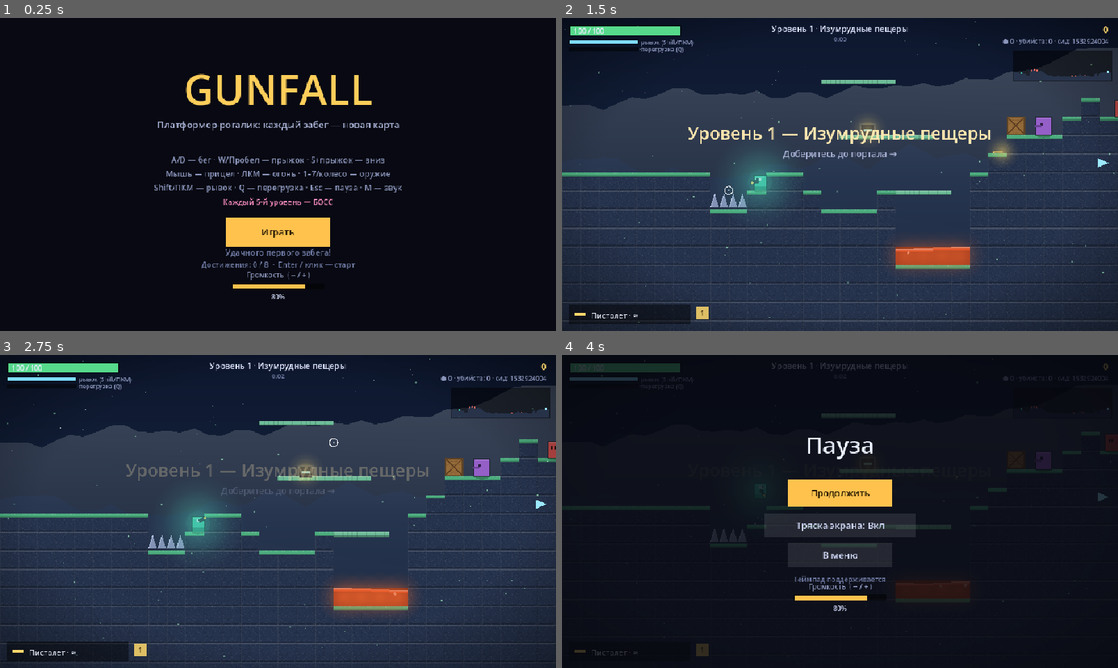
Above: before the commit, frames 1-4 (two rows, left to right).
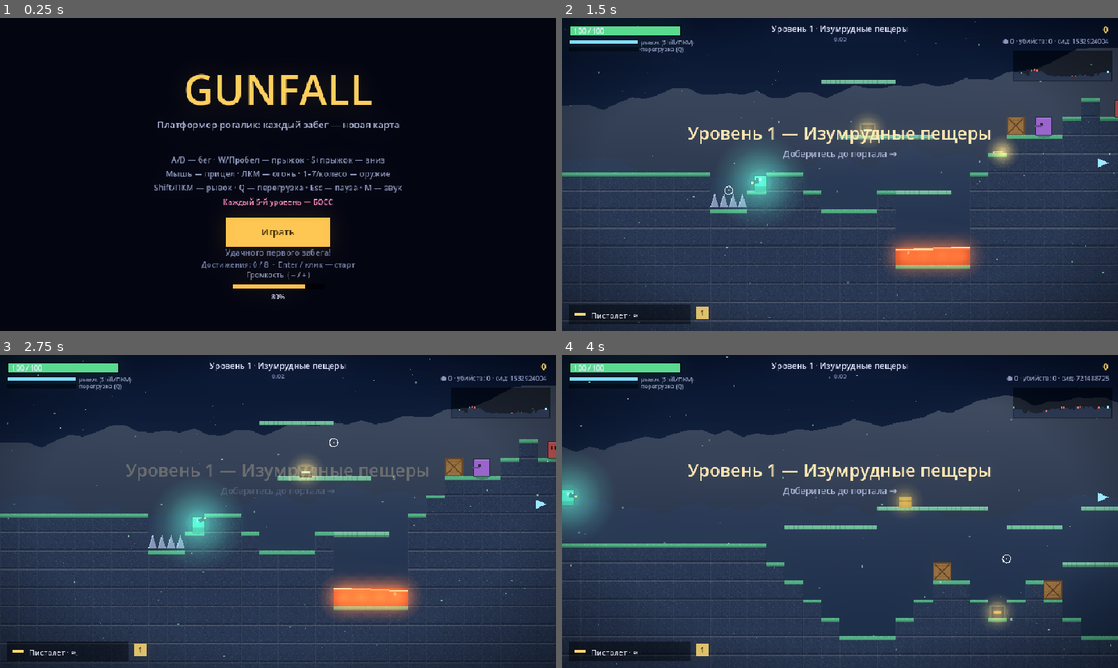
Above: after the commit, the same moments.

Repository: agent-carl/probable-enigma
Game: Godot game, scene res://Main.tscn
The game is run twice, just before and just after one commit, with the same random seed, the same clock (stepped at 60 frames per second) and the same inputs.
Inputs (mouse positions are in pixels of both pictures, inside the frame that each line leads up to):
- Up to frame 1 (0.25 s): no input
- Up to frame 2 (1.5 s): tap Enter at 0.5 s; move the mouse to (962, 158) at 0.52 s; hold D 0.53-1.28 s; hold Shift 0.53-1.28 s; click (962, 158) at 0.67 s; tap Space at 0.77, 1.07 s; move the mouse to (728, 190) at 1.27 s; hold S from 1.28 s (still down); tap Q at 1.35 s
- Up to frame 3 (2.75 s): tap Space at 1.52, 1.82 s; move the mouse to (333, 442) at 2.02 s; release S at 2.03 s; hold D from 2.03 s (still down); tap 1 at 2.1 s
- Up to frame 4 (4 s): move the mouse to (812, 574) at 2.77 s; release D at 2.78 s; hold W 2.78-3.53 s; tap P at 2.85 s; click (812, 574) at 2.92 s; tap Space at 3.02, 3.32, 3.77 s; move the mouse to (1006, 558) at 3.52 s; hold A from 3.53 s (still down); tap M at 3.6 s

The runs differ from the first frame. In frame 2, 3.4% of the frame differs, in the area x 30-82%, y 32-82%; in frame 3, 3.5%; in frame 4, 92%, in the area x 0-100%, y 0-100%.

Commit message:
Add HDR bloom (engine glow) for bright light sources
Enable HDR 2D and add a WorldEnvironment with additive glow so the
brightest elements actually bloom: lava surface, muzzle flashes,
tracers/crit cores, the railgun beam, the portal core, the ultimate
shockwave and all dynamic light pools (which now emit HDR energy).
Tuned with glow levels and threshold 1.0 so only above-white pixels
glow — normal art and the HUD stay crisp.

Targets the desktop Forward+ renderer (Steam: Win/Mac/Linux); verified
rendering under the GL Compatibility path too. Added a pause-menu
toggle "Свечение (bloom)" that persists alongside the screen-shake
option. Created only on non-headless so tests are unaffected.

Co-Authored-By: Claude Opus 4.8 <noreply@anthropic.com>
Claude-Session: https://claude.ai/code/session_01CUUtNpiNcdpS7KL7R6tZmp

Diff:
--- a/godot/Game.gd
+++ b/godot/Game.gd
@@ -151,6 +151,8 @@
 var sky_tex: GradientTexture2D = null   # кэш градиента неба
 var vignette_tex: GradientTexture2D = null  # затемнение по краям экрана
 var light_tex: GradientTexture2D = null  # мягкий радиальный «фонарик» для динамического света
+var world_env: WorldEnvironment = null   # HDR-bloom (свечение ярких источников)
+var bloom_on := true                     # переключатель свечения (в паузе)
 var ground_tex: ImageTexture = null   # пиксель-текстура камня
 var grass_tex: ImageTexture = null    # текстура травянистой кромки
 var plat_tex: ImageTexture = null     # текстура односторонней платформы
@@ -203,6 +205,8 @@
 	_build_light_tex()
 	_build_crate_texture()
 	_load_settings()
+	if DisplayServer.get_name() != "headless":
+		_setup_bloom()
 	_apply_volume()
 	if not test_mode and DisplayServer.get_name() != "headless":
 		_setup_audio()
@@ -451,6 +455,7 @@
 		"quit": _set_state("menu")
 		"shop_continue": shop_continue()
 		"toggle_shake": toggle_shake()
+		"toggle_bloom": toggle_bloom()
 		_:
 			if key.begins_with("card"):
 				var i := int(key.substr(4))
@@ -2479,8 +2484,8 @@
 		var perp := Vector2(-dir.y, dir.x)
 		var tip := base + dir * (8.0 + a * 8.0)
 		draw_colored_polygon(PackedVector2Array([
-			base + perp * 4.0 * a, tip, base - perp * 4.0 * a]), Color(1, 0.95, 0.7, 0.9 * a))
-		draw_circle(base, 4.0 * a, Color(1, 1, 1, 0.8 * a))
+			base + perp * 4.0 * a, tip, base - perp * 4.0 * a]), Color(2.2, 2.0, 1.4, 0.9 * a))
+		draw_circle(base, 4.0 * a, Color(3.0, 2.9, 2.4, 0.8 * a))
 
 func _draw_hurt_dirs() -> void:
 	# дуга-вспышка у края экрана в сторону источника урона
@@ -2532,6 +2537,33 @@
 	vignette_tex.fill = GradientTexture2D.FILL_RADIAL
 	vignette_tex.fill_from = Vector2(0.5, 0.5)
 	vignette_tex.fill_to = Vector2(1.0, 1.0)
+
+func _setup_bloom() -> void:
+	# HDR-свечение: яркие (>1.0) пиксели — свет, лава, вспышки, криты — «цветут».
+	# Работает и на Forward+ (десктоп), и на совместимом рендере.
+	var env := Environment.new()
+	env.background_mode = Environment.BG_CANVAS
+	env.glow_enabled = true
+	env.glow_intensity = 0.9
+	env.glow_strength = 1.1
+	env.glow_bloom = 0.15
+	env.glow_blend_mode = Environment.GLOW_BLEND_MODE_ADDITIVE
+	env.glow_hdr_threshold = 1.0   # цветёт только то, что ярче белого
+	env.glow_hdr_scale = 2.0
+	# многоуровневое размытие — мягкий ореол
+	env.set_glow_level(1, 0.0)
+	env.set_glow_level(2, 1.0)
+	env.set_glow_level(3, 1.0)
+	env.set_glow_level(4, 0.5)
+	env.set_glow_level(5, 0.0)
+	world_env = WorldEnvironment.new()
+	world_env.environment = env
+	add_child(world_env)
+	_apply_bloom()
+
+func _apply_bloom() -> void:
+	if world_env and world_env.environment:
+		world_env.environment.glow_enabled = bloom_on
 
 func _build_light_tex() -> void:
 	# мягкий радиальный «фонарик»: яркое ядро → плавное затухание в прозрачность.
@@ -2551,16 +2583,18 @@
 	light_tex.fill_from = Vector2(0.5, 0.5)
 	light_tex.fill_to = Vector2(1.0, 0.5)
 
-func _light(world_pos: Vector2, radius: float, col: Color, intensity: float) -> void:
-	# свет-пятно в мировых координатах (рисуется в экранном пространстве)
+func _light(world_pos: Vector2, radius: float, col: Color, intensity: float, energy := 1.0) -> void:
+	# свет-пятно в мировых координатах (рисуется в экранном пространстве).
+	# energy>1 делает ядро HDR-ярким → оно «цветёт» через bloom.
 	if light_tex == null or intensity <= 0.0 or radius <= 0.0:
 		return
 	var sp := world_pos - _cam_draw
 	if sp.x + radius < 0.0 or sp.x - radius > VW or sp.y + radius < 0.0 or sp.y - radius > VH:
 		return  # за экраном — пропускаем
+	var e := energy if bloom_on else 1.0
 	var d := radius * 2.0
 	draw_texture_rect(light_tex, Rect2(sp.x - radius, sp.y - radius, d, d), false,
-		Color(col.r, col.g, col.b, clampf(intensity, 0.0, 1.0)))
+		Color(col.r * e, col.g * e, col.b * e, clampf(intensity, 0.0, 1.0)))
 
 func _draw_lighting(_c: Vector2) -> void:
 	# Динамический свет: лёгкое атмосферное затемнение мира + светящиеся пятна
@@ -2577,27 +2611,27 @@
 		var lcol: Color = th.get("lava", Color(1, 0.45, 0.2))
 		var lflick := 0.42 + 0.08 * sin(tick * 0.2)
 		for lp in level.get("lava_cells", []):
-			_light(lp, 44.0, lcol, lflick)
+			_light(lp, 44.0, lcol, lflick, 1.8)
 	# портал — крупный пульсирующий маяк
 	if not level.is_empty():
 		var ep: Vector2 = level.exit_px
 		var ppulse := 0.85 + sin(tick * 0.07) * 0.15
-		_light(Vector2(ep.x, ep.y + TILE / 2.0), 110.0 * ppulse, Color(0.55, 0.74, 1.0), 0.6)
+		_light(Vector2(ep.x, ep.y + TILE / 2.0), 110.0 * ppulse, Color(0.55, 0.74, 1.0), 0.6, 2.0)
 	# игрок — мягкая аура, ярче в рывке
 	if state != "dead":
 		var pdash := 0.0
 		if P.get("dash_t", 0) > 0:
 			pdash = 0.35
 		_light(Vector2(P.x + P.w / 2.0, P.y + P.h / 2.0), 84.0 + pdash * 60.0,
-			Color(0.36, 0.95, 0.82), 0.4 + pdash)
+			Color(0.36, 0.95, 0.82), 0.4 + pdash, 1.6 + pdash)
 	# взрывы — крупная оранжевая вспышка, затухающая по жизни кольца
 	for s in shockwaves:
 		var sa := clampf(s.life / 16.0, 0.0, 1.0)
-		_light(Vector2(s.x, s.y), s.r + 40.0, Color(s.col.r, s.col.g, s.col.b), 0.7 * sa)
+		_light(Vector2(s.x, s.y), s.r + 40.0, Color(s.col.r, s.col.g, s.col.b), 0.7 * sa, 2.6)
 	# дульные вспышки — короткий яркий свет
 	for m in muzzles:
 		var ma := clampf(m.life / 5.0, 0.0, 1.0)
-		_light(Vector2(m.x, m.y), 70.0 * ma + 10.0, Color(1.0, 0.93, 0.7), 0.85 * ma)
+		_light(Vector2(m.x, m.y), 70.0 * ma + 10.0, Color(1.0, 0.93, 0.7), 0.85 * ma, 2.8)
 	# пули — небольшие огоньки своим цветом (без перебора — их и так немного)
 	for b in bullets:
 		var br := 30.0
@@ -2605,16 +2639,16 @@
 			br = 46.0
 		elif b.get("grenade", false):
 			br = 40.0
-		_light(Vector2(b.x, b.y), br, b.color, 0.5)
+		_light(Vector2(b.x, b.y), br, b.color, 0.5, 2.0 if b.get("crit", false) else 1.6)
 	# горящие враги — мерцающий огонёк
 	for en in enemies:
 		if en.get("burn", 0) > 0:
 			var flick := 0.4 + 0.2 * sin(tick * 0.5 + float(en.get("eid", 0)))
-			_light(Vector2(en.x + en.w / 2.0, en.y + en.h / 2.0), 46.0, Color(1.0, 0.5, 0.2), flick)
+			_light(Vector2(en.x + en.w / 2.0, en.y + en.h / 2.0), 46.0, Color(1.0, 0.5, 0.2), flick, 2.0)
 	# предметы — нежный блик по типу
 	for pk in pickups:
 		var pcol: Color = { "weapon": Color(1, 0.85, 0.42), "med": Color(1, 0.42, 0.48), "ammo": Color(0.79, 0.65, 0.29), "coin": Color(1, 0.85, 0.42), "shield": Color(0.5, 0.83, 1.0) }.get(pk.kind, Color(1, 1, 1))
-		_light(Vector2(pk.x + pk.w / 2.0, pk.y + pk.h / 2.0), 34.0, pcol, 0.4)
+		_light(Vector2(pk.x + pk.w / 2.0, pk.y + pk.h / 2.0), 34.0, pcol, 0.4, 1.5)
 
 func _glow(c: Vector2, r: float, col: Color) -> void:
 	# мягкое свечение из нескольких полупрозрачных кругов
@@ -2703,7 +2737,8 @@
 				# волнистая светящаяся поверхность
 				var wob := sin(tick * 0.12 + tx * 0.9) * 2.0
 				draw_rect(Rect2(px, py + 4 + wob, TILE, 4), lc)
-				draw_rect(Rect2(px, py + 3 + wob, TILE, 2), lc.lightened(0.4))
+				var lcr: Color = lc.lightened(0.4)
+				draw_rect(Rect2(px, py + 3 + wob, TILE, 2), Color(lcr.r * 1.7, lcr.g * 1.7, lcr.b * 1.7))
 				# пузырьки
 				var bx := px + 6 + fmod(tx * 11 + tick * 0.2, TILE - 12)
 				var bb := 2.0 + sin(tick * 0.18 + tx) * 1.2
@@ -2763,7 +2798,7 @@
 	for i in range(5, 0, -1):
 		var rr := 9.0 * i * pulse
 		draw_circle(Vector2(cxp, cyp), rr, Color(0.47, 0.63, 1.0, 0.06))
-	draw_arc(Vector2(cxp, cyp), 20 * pulse, 0, TAU, 32, Color(0.78, 0.94, 1.0, 0.85), 3.0)
+	draw_arc(Vector2(cxp, cyp), 20 * pulse, 0, TAU, 32, Color(1.6, 1.9, 2.2, 0.9), 3.0)
 	draw_arc(Vector2(cxp, cyp), 28 * pulse, 0, TAU, 32, Color(0.55, 0.74, 1.0, 0.5), 2.0)
 
 func _draw_pickups() -> void:
@@ -2985,14 +3020,14 @@
 		elif b.get("pierce", false):
 			# рельса — толстый яркий луч
 			var from := Vector2(b.x - b.vx * 1.8, b.y - b.vy * 1.8)
-			draw_line(from, Vector2(b.x, b.y), Color(1, 1, 1, 0.5), 5.0)
-			draw_line(from, Vector2(b.x, b.y), col, 3.0)
+			draw_line(from, Vector2(b.x, b.y), Color(2.4, 2.4, 2.6, 0.5), 5.0)
+			draw_line(from, Vector2(b.x, b.y), Color(col.r * 1.6, col.g * 1.6, col.b * 1.6, 1.0), 3.0)
 		else:
 			var from := Vector2(b.x - b.vx * 1.4, b.y - b.vy * 1.4)
 			# мягкое свечение + яркое ядро
 			draw_line(from, Vector2(b.x, b.y), Color(col.r, col.g, col.b, 0.25), (7.0 if b.crit else 5.0))
 			draw_line(from, Vector2(b.x, b.y), col, 3.5 if b.crit else 2.5)
-			draw_circle(Vector2(b.x, b.y), 1.6 if b.crit else 1.2, Color(1, 1, 1, 0.85))
+			draw_circle(Vector2(b.x, b.y), 1.6 if b.crit else 1.2, Color(2.6, 2.6, 2.6, 0.85) if b.crit else Color(1.4, 1.4, 1.4, 0.85))
 
 func _draw_particles() -> void:
 	for p in parts:
@@ -3198,6 +3233,11 @@
 	shake_on = not shake_on
 	_save_settings()
 
+func toggle_bloom() -> void:
+	bloom_on = not bloom_on
+	_apply_bloom()
+	_save_settings()
+
 func _draw_overlays() -> void:
 	if state == "play":
 		return
@@ -3217,12 +3257,13 @@
 			_text(Vector2(cx, 430), "Достижения: %d / %d  ·  Enter / клик — старт" % [unlocked.size(), ACHIEVEMENTS.size()], 13, Color("#6f7aa3"), true)
 			_draw_volume(cx, 458)
 		"pause":
-			_text(Vector2(cx, 170), "Пауза", 40, Color("#eaf0ff"), true)
-			_btn(Rect2(cx - 90, 214, 180, 48), "Продолжить", "resume")
-			_btn(Rect2(cx - 130, 274, 260, 40), "Тряска экрана: %s" % ("Вкл" if shake_on else "Выкл"), "toggle_shake", false)
-			_btn(Rect2(cx - 90, 324, 180, 42), "В меню", "quit", false)
-			_text(Vector2(cx, 392), "Геймпад поддерживается", 12, Color("#6f7aa3"), true)
-			_draw_volume(cx, 414)
+			_text(Vector2(cx, 150), "Пауза", 40, Color("#eaf0ff"), true)
+			_btn(Rect2(cx - 90, 196, 180, 46), "Продолжить", "resume")
+			_btn(Rect2(cx - 130, 252, 260, 38), "Тряска экрана: %s" % ("Вкл" if shake_on else "Выкл"), "toggle_shake", false)
+			_btn(Rect2(cx - 130, 298, 260, 38), "Свечение (bloom): %s" % ("Вкл" if bloom_on else "Выкл"), "toggle_bloom", false)
+			_btn(Rect2(cx - 90, 344, 180, 40), "В меню", "quit", false)
+			_text(Vector2(cx, 404), "Геймпад поддерживается", 12, Color("#6f7aa3"), true)
+			_draw_volume(cx, 424)
 		"dead":
 			_text(Vector2(cx, 120), "Вы погибли", 44, Color("#ff6b5e"), true)
 			var is_record := score >= best and score > 0
@@ -3385,6 +3426,7 @@
 		best = int(cfg.get_value("progress", "best", 0))
 		volume = clampf(float(cfg.get_value("settings", "volume", 0.8)), 0.0, 1.0)
 		shake_on = bool(cfg.get_value("settings", "shake", true))
+		bloom_on = bool(cfg.get_value("settings", "bloom", true))
 		unlocked.clear()
 		if cfg.has_section("achievements"):
 			for k in cfg.get_section_keys("achievements"):
@@ -3403,6 +3445,7 @@
 	cfg.set_value("progress", "best", best)
 	cfg.set_value("settings", "volume", volume)
 	cfg.set_value("settings", "shake", shake_on)
+	cfg.set_value("settings", "bloom", bloom_on)
 	for id in unlocked.keys():
 		cfg.set_value("achievements", id, true)
 	cfg.save(_cfg_path())
--- a/godot/project.godot
+++ b/godot/project.godot
@@ -24,3 +24,4 @@
 
 textures/canvas_textures/default_texture_filter=0
 environment/defaults/default_clear_color=Color(0.05, 0.06, 0.12, 1)
+viewport/hdr_2d=true
Not shown, changed: README.md
Not shown, changed: godot/README.md
